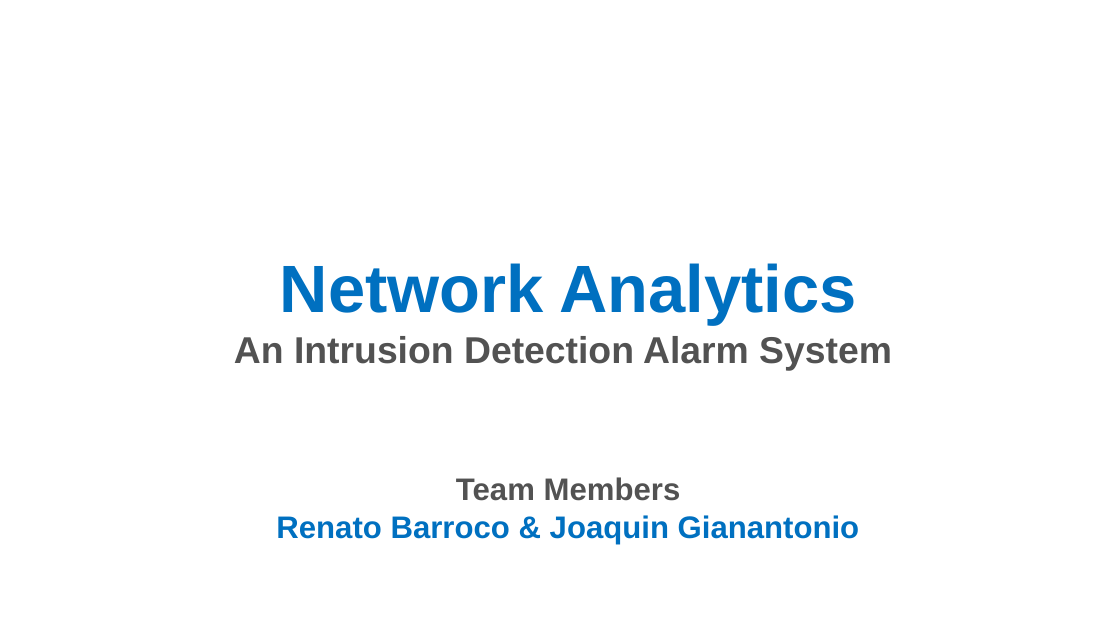
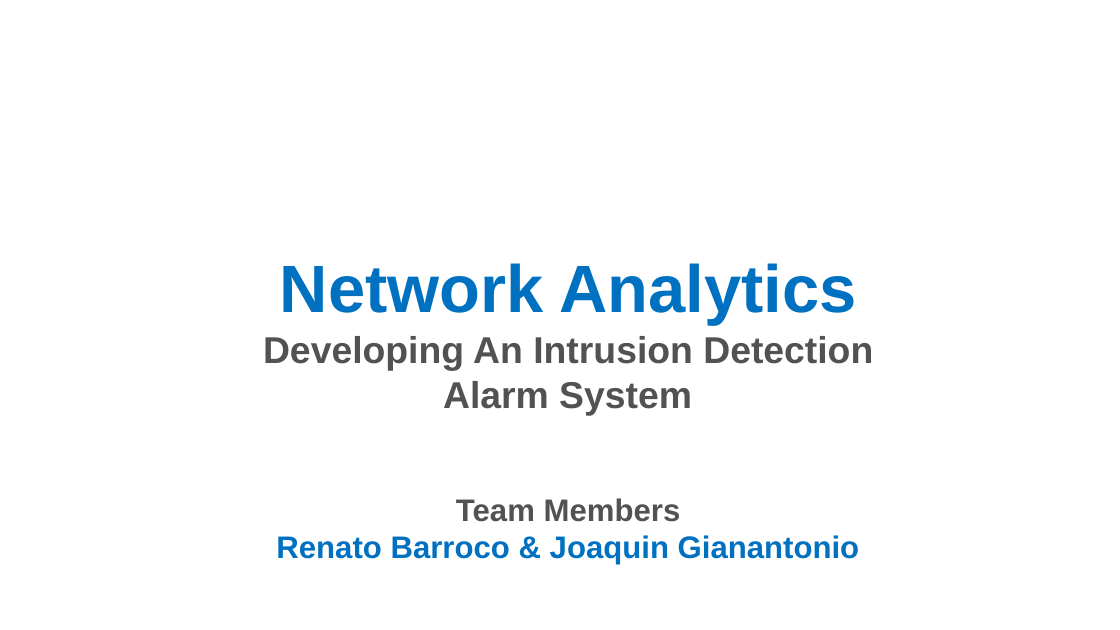
Before and after one commit to RBarroco/network-analytics-final, a slide deck: slide 1 of network-analytics-final/powerpoint/Network Analysis - MLE Capstone Presentation_v07.pptx. Drawn at 1120x630 pixels with LibreOffice and Linux fonts; fonts in the diff are those of the drawing; background and template pictures are left out. Boxes give left, top, right and bottom in pixels: in the first picture for what was removed or moved away, otherwise in the second. Text is boxed around its words. In the diff, an @@ line names an element or a change of style, - is before the commit and + after.

```diff
--- a/network-analytics-final/powerpoint/Network Analysis - MLE Capstone Presentation_v07.pptx
+++ b/network-analytics-final/powerpoint/Network Analysis - MLE Capstone Presentation_v07.pptx
@@ subtitle at (263, 336, 873, 415): text changed @@
-An Intrusion Detection Alarm System
+Developing An Intrusion Detection
+Alarm System
```
Also in this commit, not shown: 2 other slides changed, 3 slides added, 3 other files.
